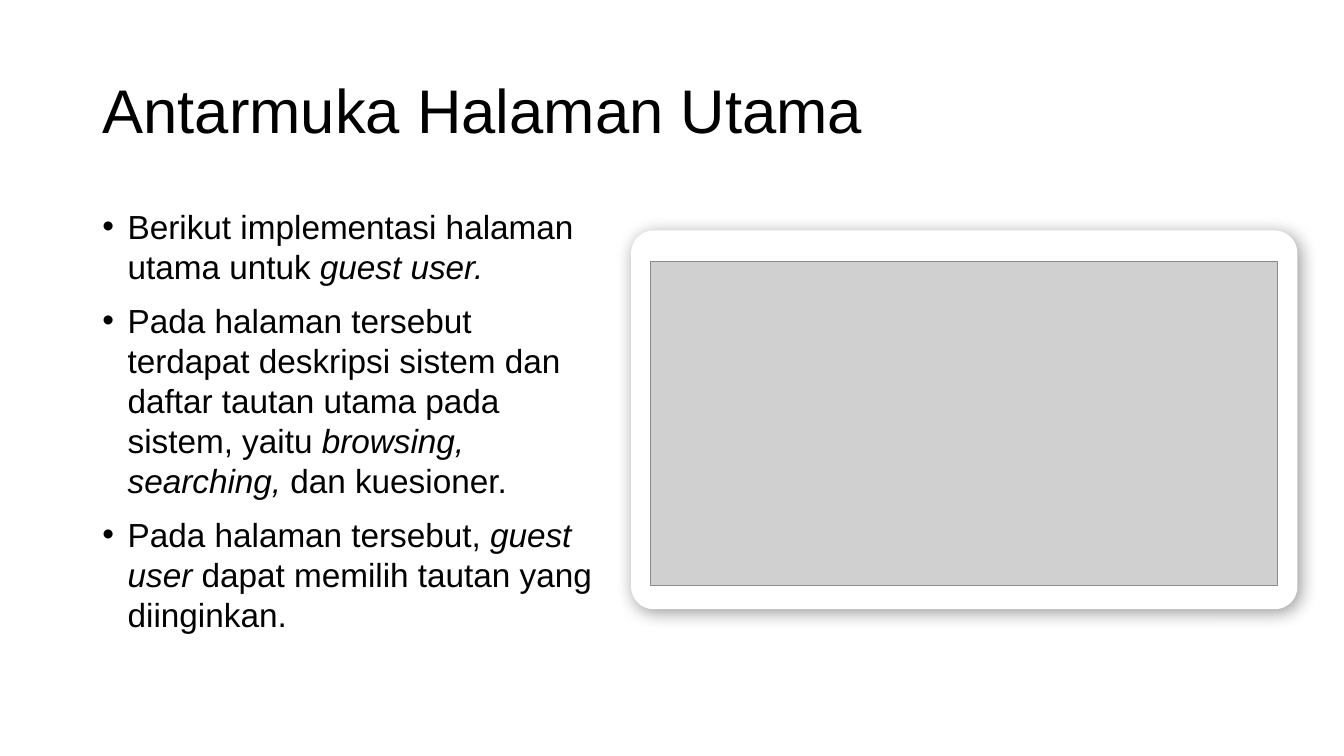
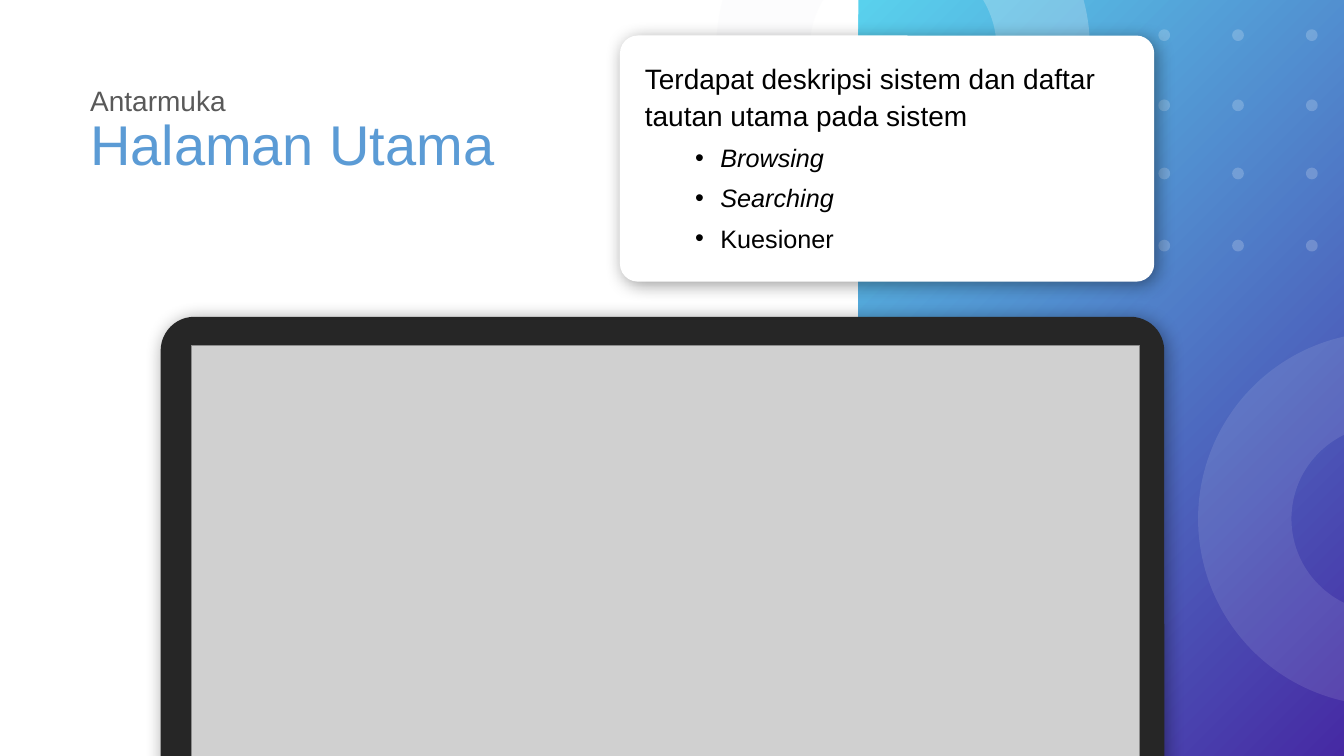
Before and after one commit to wardanacoolant/Tugas-Akhir, a slide deck: slide 27 of Hari-H Sidang/Rancangan Presentasi Skripsi.pptx (slide 26 before the commit). Drawn at 1344x756 pixels with LibreOffice and Linux fonts; fonts in the diff are those of the drawing; grey boxes stand for pictures. Boxes give left, top, right and bottom in pixels: in the first picture for what was removed or moved away, otherwise in the second. Text is boxed around its words. In the diff, an @@ line names an element or a change of style, - is before the commit and + after.

```diff
--- a/Hari-H Sidang/Rancangan Presentasi Skripsi.pptx
+++ b/Hari-H Sidang/Rancangan Presentasi Skripsi.pptx
@@ group added at (717,0,1344,756): 2 donuts, 1 rectangle, 1 freeform shape @@
@@ text "Antarmuka Halaman Utama": place and size @@
-text "Antarmuka Halaman Utama" at (102,88,862,134)
+text "Antarmuka Halaman Utama" at (90,90,495,166)
@@ text "Antarmuka Halaman Utama" at (90,90,495,166): size 44 to 20 pt, text colour #000000 to #595959 in "Antarmuka"; size 44 to 40 pt, text colour #000000 to #5B9BD5 in "Halaman Utama" @@
@@ rounded rectangle added at (620,35,1154,281), fill #FFFFFF @@
@@ text at (645,68,1095,249): text changed; size 23.8 to 20 pt @@
-• Berikut implementasi halaman utama untuk guest user.
-• Pada halaman tersebut terdapat deskripsi sistem dan daftar tautan utama pada sistem, yaitu browsing, searching, dan kuesioner.
-• Pada halaman tersebut, guest user dapat memilih tautan yang diinginkan.
+Terdapat deskripsi sistem dan daftar tautan utama pada sistem
+  • Browsing
+  • Searching
+  • Kuesioner
@@ rounded rectangle: place and size @@
-rounded rectangle at (631,231,1298,610)
+rounded rectangle at (160,317,1165,756)
@@ rounded rectangle at (160,317,1165,756): fill #FFFFFF to #262626 @@
@@ picture: place and size @@
-picture at (651,261,1278,586)
+picture at (192,346,1140,756)
```
Also in this commit, not shown: 31 other slides changed, 7 slides added, 1 slide removed, 6 other files.
